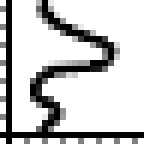
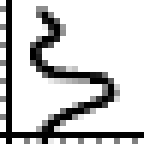
The second 144 × 144 image is a revision of the first. Changes to its layers:
painted on "Curve-vertical" over [30, 0, 120, 144]
